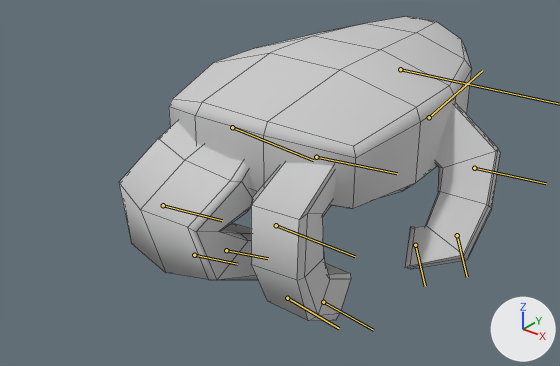
Before and after pictures for a commit that changed the FBX model Modélisations/00_ROBOT/03_Robot_Hand/03_Animation/Hand_Idle.FBX.
One viewpoint serves both versions: a camera (50 mm lens) standing at (0.191, -0.305, 0.121) and looking at (0.009, -0.077, -0.02). Every picture has the same lights, and +X, +Y and +Z are marked at lower right. Both versions are drawn at frame 21 of the action 'Take 001'; the numbers are the values there. The bones that bend it are drawn over the model as lines. Mesh edges are drawn as thin lines.

The first picture shows 'Mesh_Main'.
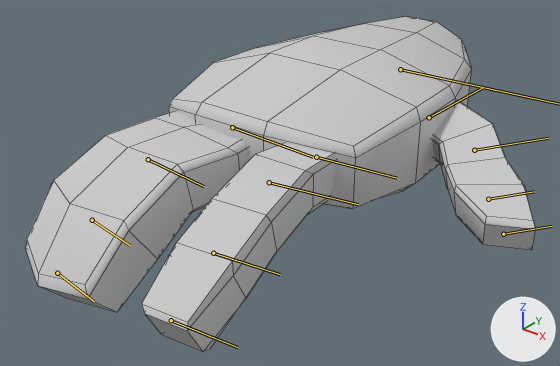
Pixel boxes [x1, y1, x2, y2] of what changed, in the pictures (560 x 366 px):
'Mesh_Main', posed (34% wider, 10% taller): before [119, 16, 501, 321]; after [25, 16, 536, 351]
bone 'Pouce_00', root to tip: before (429, 117) to (482, 70); after (429, 117) to (483, 87)
bone 'Pouce_01', root to tip: before (474, 168) to (546, 183); after (474, 150) to (548, 138)
bone 'Pouce_02', root to tip: before (457, 235) to (467, 277); after (488, 199) to (534, 191)
bone 'Index_00', root to tip: before (316, 157) to (397, 173); after (316, 157) to (397, 178)
bone 'Index_01', root to tip: before (276, 225) to (355, 256); after (269, 182) to (358, 204)
bone 'Index_02', root to tip: before (287, 298) to (339, 328); after (213, 253) to (280, 274)
bone 'Majeur', root to tip: before (232, 127) to (313, 160); after (232, 127) to (313, 157)
bone 'Majeur_01', root to tip: before (163, 205) to (222, 220); after (148, 159) to (204, 186)
bone 'Majeur_02', root to tip: before (194, 255) to (237, 264); after (92, 220) to (130, 245)

The change, as a diff of the scene's bpy script:
```diff
--- a/Modélisations/00_ROBOT/03_Robot_Hand/03_Animation/Hand_Idle.FBX.py
+++ b/Modélisations/00_ROBOT/03_Robot_Hand/03_Animation/Hand_Idle.FBX.py
@@ bone_pouce_00 @@
 bone_pouce_00 = bpy.data.objects['Armature'].pose.bones['Pouce_00']  # child of 'Bones_Main'
-bone_pouce_00.rotation_quaternion = (0.874, 0.406, 0.257, -0.08)  # degrees (51, 31, 5)
+bone_pouce_00.rotation_quaternion = (0.981, 0.165, 0.056, -0.086)  # degrees (18, 8, -9)
@@ bone_pouce_01 @@
 bone_pouce_01 = bpy.data.objects['Armature'].pose.bones['Pouce_01']  # child of 'Pouce_00'
-bone_pouce_01.rotation_quaternion = (0.887, 0.0, 0.0, -0.462)  # degrees (0, 0, -55)
+bone_pouce_01.rotation_quaternion = (0.966, 0.0, 0.0, -0.259)  # degrees (0, 0, -30)
@@ bone_pouce_02 @@
 bone_pouce_02 = bpy.data.objects['Armature'].pose.bones['Pouce_02']  # child of 'Pouce_01'
-bone_pouce_02.rotation_quaternion = (0.766, 0.0, 0.0, -0.643)  # degrees (0, 0, -80)
+bone_pouce_02.rotation_quaternion = (0.993, -0.046, 0.038, -0.097)  # degrees (-6, 4, -11)
@@ bone_index_00 @@
 bone_index_00 = bpy.data.objects['Armature'].pose.bones['Index_00']  # child of 'Bones_Main'
-bone_index_00.rotation_quaternion = (0.966, 0.026, 0.243, 0.0)  # degrees (3, 28, 1)
+bone_index_00.rotation_quaternion = (0.999, -0.005, -0.043, 0.0)  # degrees (-1, -5, 0)
@@ bone_index_01 @@
 bone_index_01 = bpy.data.objects['Armature'].pose.bones['Index_01']  # child of 'Index_00'
-bone_index_01.rotation_quaternion = (0.809, 0.049, 0.582, -0.042)  # degrees (6, 72, -2)
+bone_index_01.rotation_quaternion = (0.976, 0.023, 0.215, 0.0)  # degrees (3, 25, 1)
@@ bone_index_02 @@
 bone_index_02 = bpy.data.objects['Armature'].pose.bones['Index_02']  # child of 'Index_01'
-bone_index_02.rotation_quaternion = (0.906, 0.037, 0.421, 0.0)  # degrees (6, 50, 3)
+bone_index_02.rotation_quaternion = (0.996, 0.008, 0.087, 0.0)  # degrees (1, 10, 0)
@@ bone_majeur @@
 bone_majeur = bpy.data.objects['Armature'].pose.bones['Majeur']  # child of 'Bones_Main'
-bone_majeur.rotation_quaternion = (0.966, -0.02, 0.258, 0.0)  # degrees (-3, 30, -1)
+bone_majeur.rotation_quaternion = (1.0, 0.0, 0.0, 0.0)  # degrees (0, 0, 0)
@@ bone_majeur_01 @@
 bone_majeur_01 = bpy.data.objects['Armature'].pose.bones['Majeur_01']  # child of 'Majeur'
-bone_majeur_01.rotation_quaternion = (0.734, -0.022, 0.673, 0.083)  # degrees (40, 83, 49)
+bone_majeur_01.rotation_quaternion = (0.966, -0.019, 0.258, 0.0)  # degrees (-2, 30, -1)
@@ bone_majeur_02 @@
 bone_majeur_02 = bpy.data.objects['Armature'].pose.bones['Majeur_02']  # child of 'Majeur_01'
-bone_majeur_02.rotation_quaternion = (0.924, -0.043, 0.38, 0.0)  # degrees (-6, 45, -3)
+bone_majeur_02.rotation_quaternion = (0.991, -0.015, 0.13, 0.0)  # degrees (-2, 15, 0)
```
